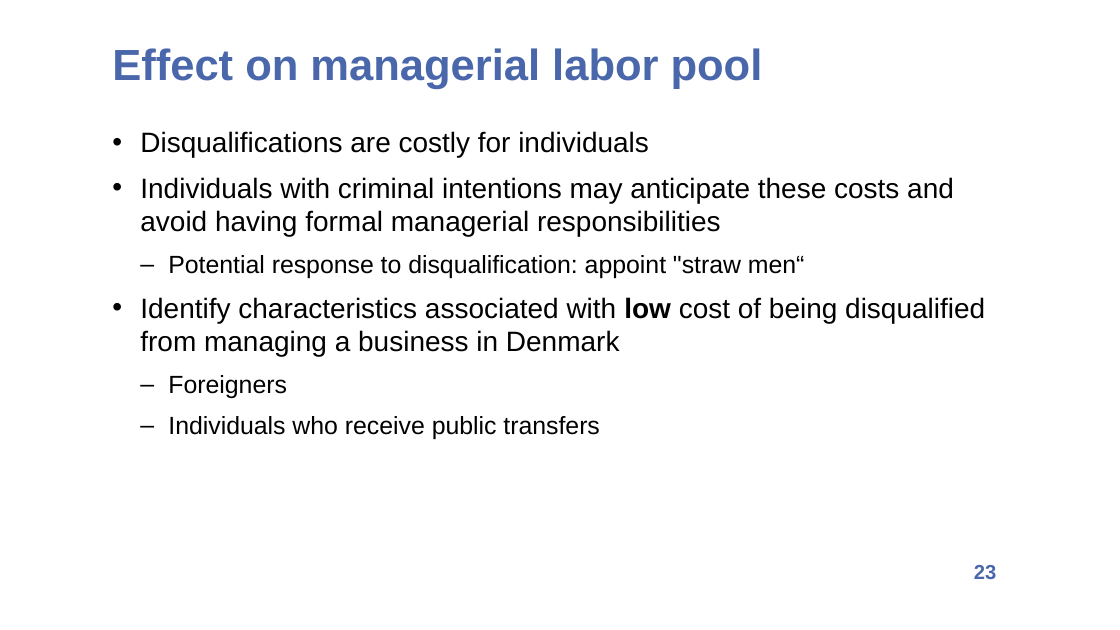
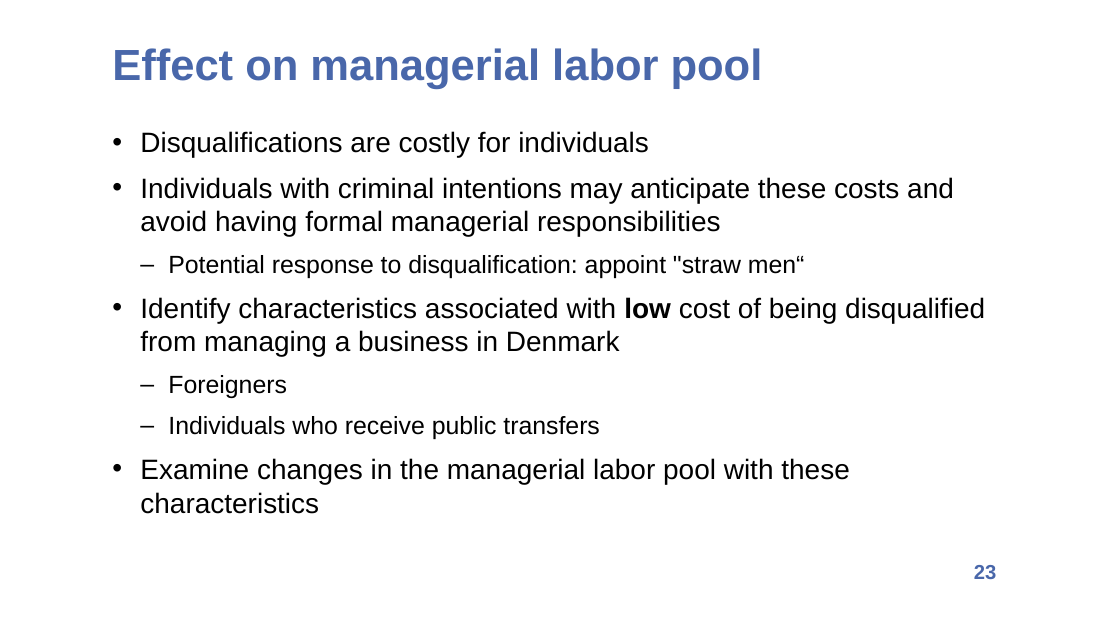
Before and after one commit to d0nghyunkang/d0nghyunkang.github.io, a slide deck: slide 23 of files/DMM BocaECGI 202412-15mins.pptx. Drawn at 1120x630 pixels with LibreOffice and Linux fonts; fonts in the diff are those of the drawing. Boxes give left, top, right and bottom in pixels: in the first picture for what was removed or moved away, otherwise in the second. Text is boxed around its words. In the diff, an @@ line names an element or a change of style, - is before the commit and + after.

```diff
--- a/files/DMM BocaECGI 202412-15mins.pptx
+++ b/files/DMM BocaECGI 202412-15mins.pptx
@@ text at [140,458,849,514]: paragraph added @@
+• Examine changes in the managerial labor pool with these characteristics
```
Also in this commit, not shown: 6 other slides changed.
